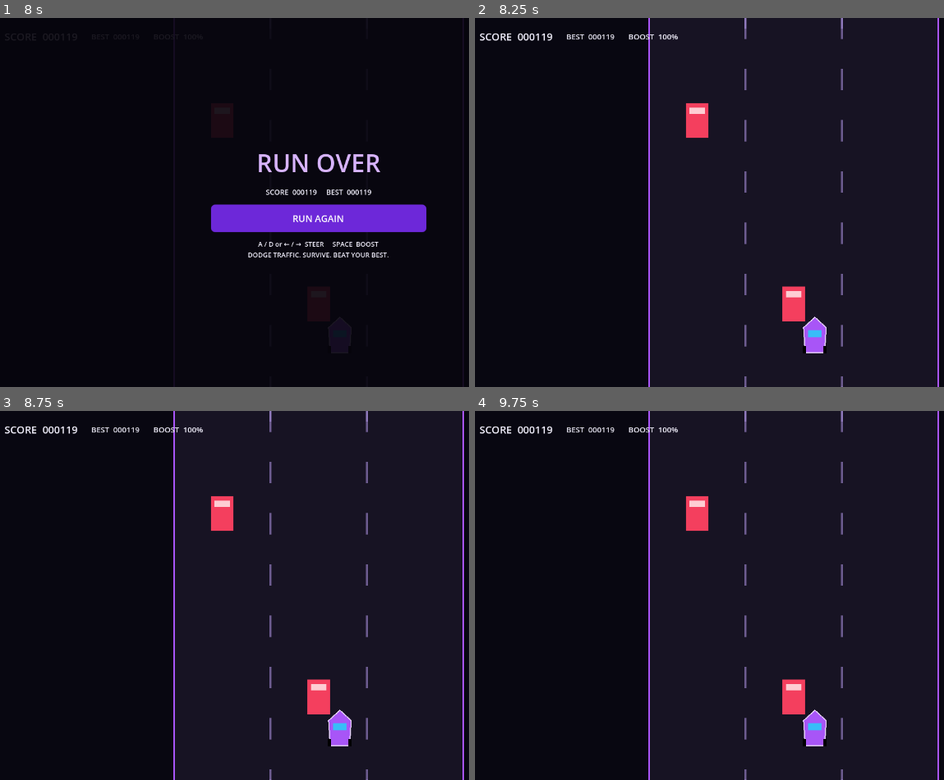
Above: before the commit, frames 1-4 (two rows, left to right).
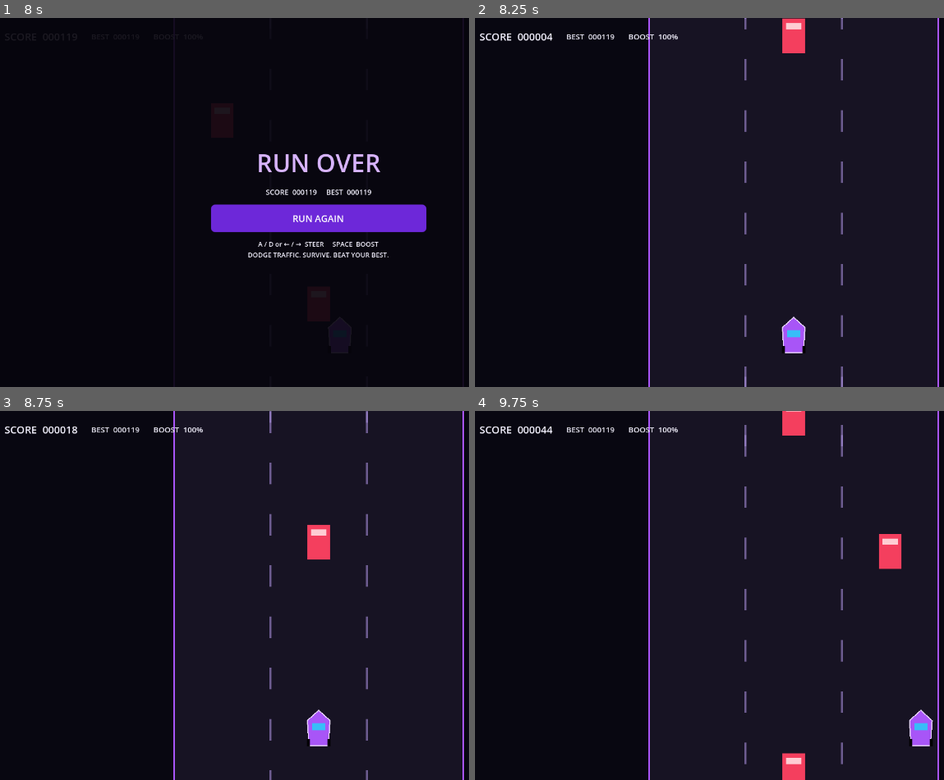
Above: after the commit, the same moments.

Repository: PandaManDev/Neon-Drift
Game: Godot game, scene res://scenes/main.tscn
The game is run twice, just before and just after one commit, with the same random seed, the same clock (stepped at 60 frames per second) and the same inputs.
Inputs:
- Up to frame 1 (8 s): click "START RUN" at 0.5 s; tap Enter at 1.25 s; hold Right (ui_right) 1.28-2.03 s; hold Left (ui_left) 2.03-2.75 s; click "RUN AGAIN" at 2.75 s; hold Right (ui_right) 3.53-5.03 s; hold Left (ui_left) 5.03-5.75 s; tap Escape at 5.65 s; click "RESUME" at 5.75 s; hold Left (ui_left) from 6.53 s (still down)
- Up to frame 2 (8.25 s): release Left (ui_left) at 8 s; click "RUN AGAIN" at 8 s
- Up to frame 3 (8.75 s): no input
- Up to frame 4 (9.75 s): hold Right (ui_right) from 8.78 s (still down)

Frame 1 is identical in both runs. In frame 2, 2.7% of the frame differs, in the area x 12-79%, y 0-100%; in frame 3, 2.2%; in frame 4, 3.8%, in the area x 12-98%, y 0-100%.

Commit message:
Fix native game pause and menu button signal handling

Diff:
--- a/godot-native/scripts/main.gd
+++ b/godot-native/scripts/main.gd
@@ -116,8 +116,7 @@
 	title_label.text = "NEON DRIFT"
 	message_label.text = "NIGHT RUN // WINDOWS EDITION"
 	primary_button.text = "START RUN"
-	primary_button.pressed.disconnect(_start_game)
-	primary_button.pressed.connect(_start_game)
+	_set_primary_action(_start_game)
 
 func _start_game() -> void:
 	running = true
@@ -203,15 +202,20 @@
 		title_label.text = "PAUSED"
 		message_label.text = "TAKE A BREATHER. YOUR RUN IS WAITING."
 		primary_button.text = "RESUME"
-		primary_button.pressed.disconnect(_start_game)
 		if paused:
-			primary_button.pressed.connect(_resume_game)
+			_set_primary_action(_resume_game)
 		else:
-			primary_button.pressed.connect(_start_game)
+			_set_primary_action(_start_game)
 
 func _resume_game() -> void:
 	paused = false
 	overlay.visible = false
+	_set_primary_action(_start_game)
+
+func _set_primary_action(action: Callable) -> void:
+	for connection in primary_button.pressed.get_connections():
+		primary_button.pressed.disconnect(connection.callable)
+	primary_button.pressed.connect(action)
 
 func _draw() -> void:
 	var size := get_viewport_rect().size
